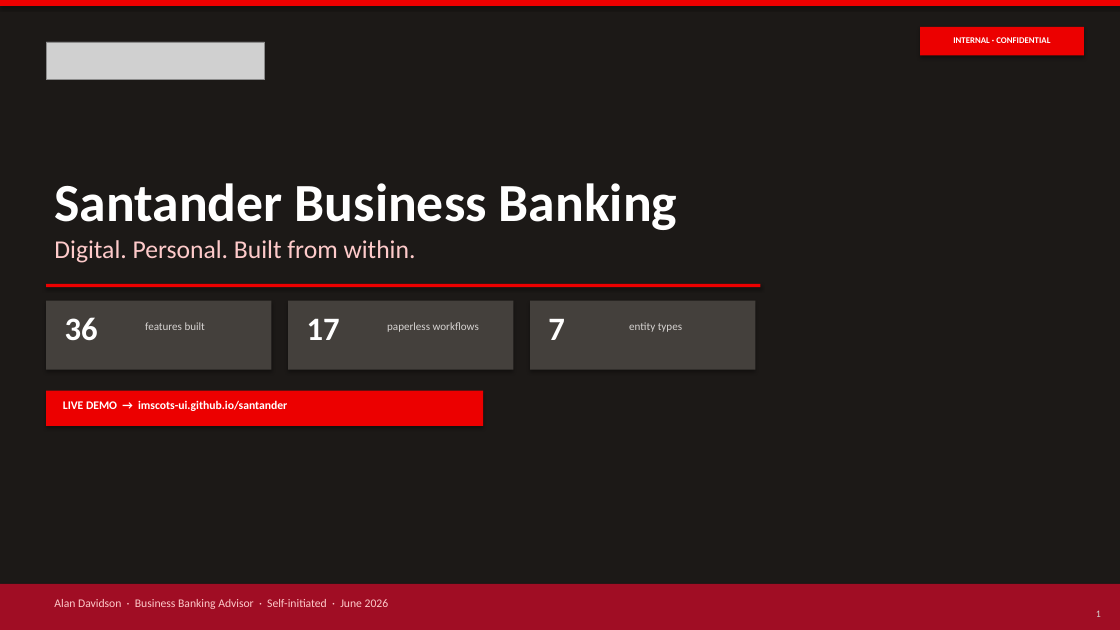
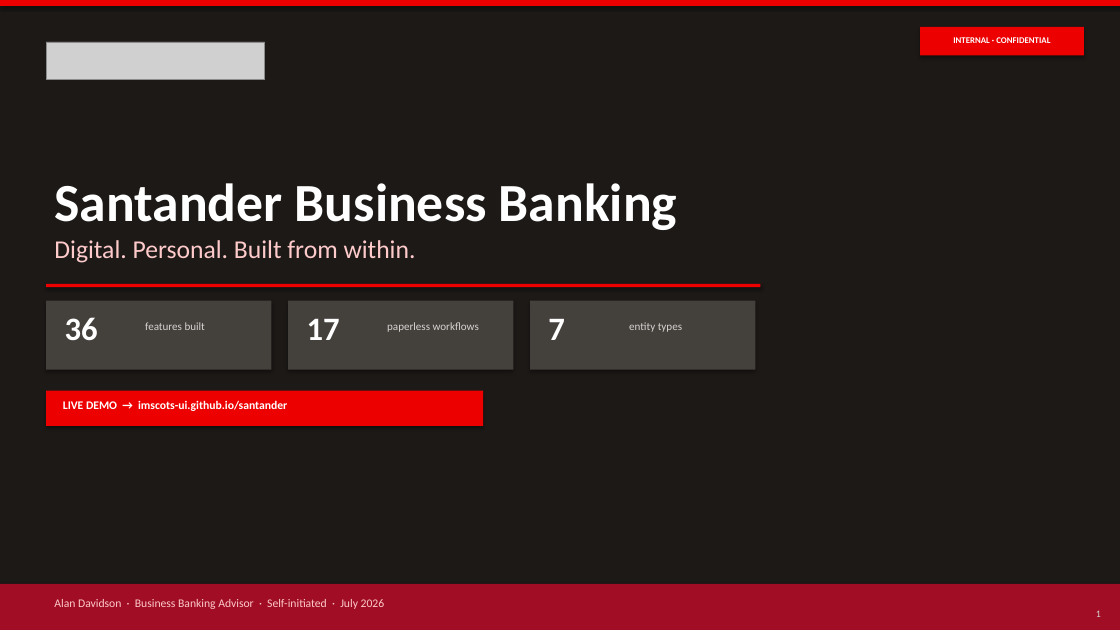
Before and after one commit to imscots-ui/santander, a slide deck: slide 1 of Santander_Digital_Banking_Future.pptx. Drawn at 1120x630 pixels with LibreOffice and Linux fonts; fonts in the diff are those of the drawing; grey boxes stand for pictures. Boxes give left, top, right and bottom in pixels: in the first picture for what was removed or moved away, otherwise in the second. Text is boxed around its words. In the diff, an @@ line names an element or a change of style, - is before the commit and + after.

```diff
--- a/Santander_Digital_Banking_Future.pptx
+++ b/Santander_Digital_Banking_Future.pptx
@@ text at [54,599,385,609]: text changed @@
-Alan Davidson · Business Banking Advisor · Self-initiated · June 2026
+Alan Davidson · Business Banking Advisor · Self-initiated · July 2026
```
Also in this commit, not shown: 14 other slides changed, 7 other files.
